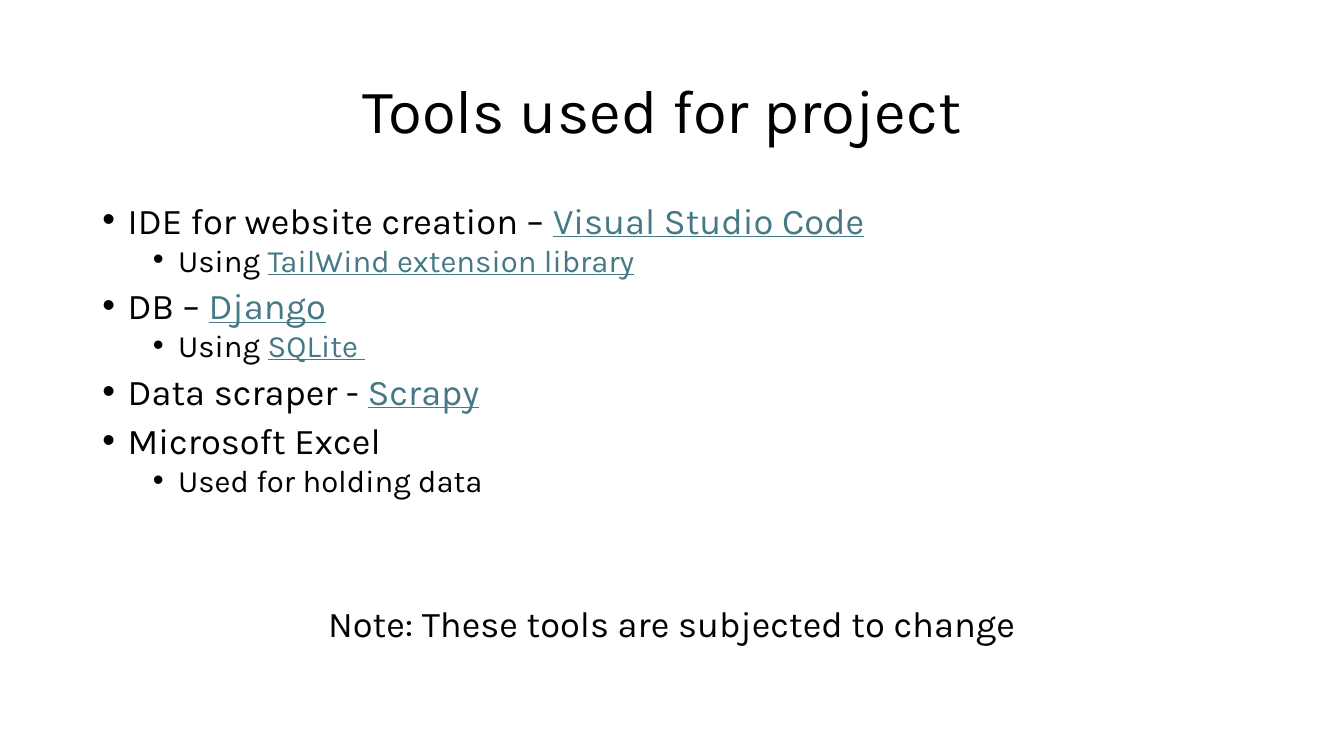
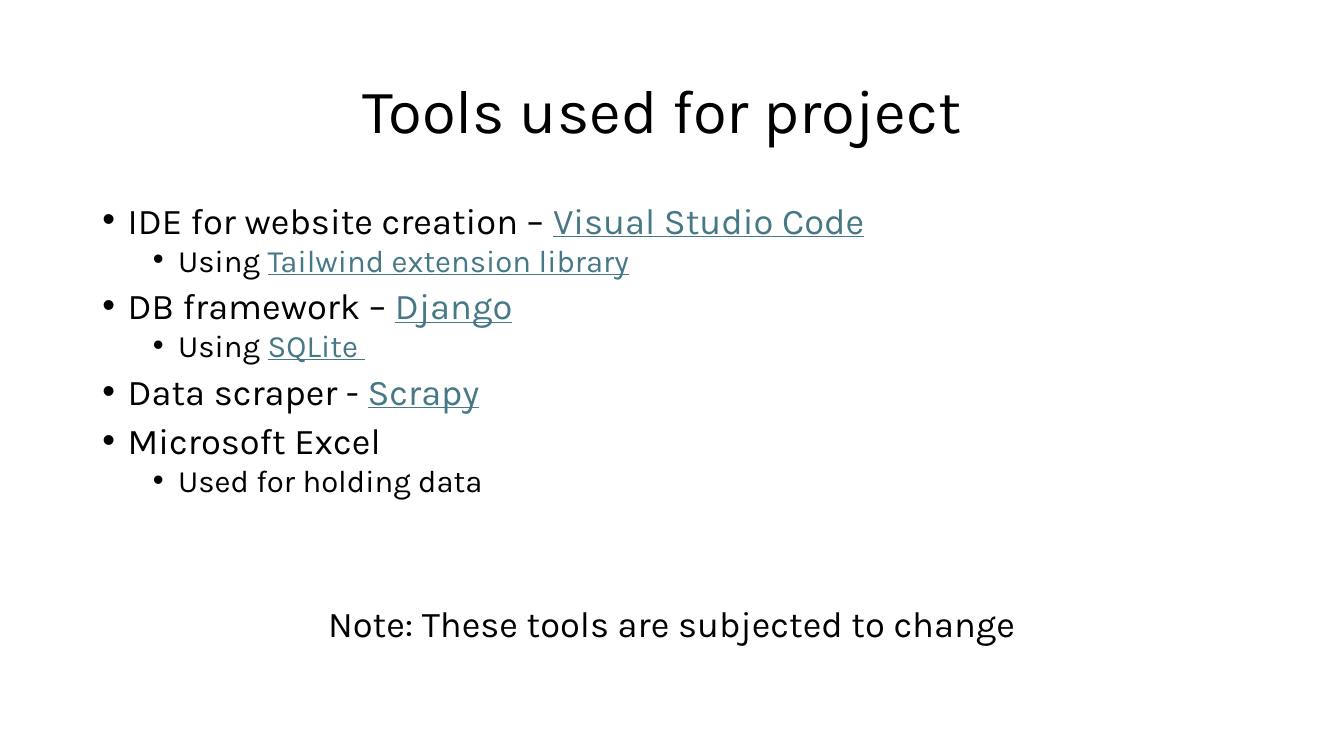
Before and after one commit to anthony2421/cisc4900-anthony2421-vc1a, a slide deck: slide 13 of Progress documentations/CISC 4900 - Diagram.pptx (slide 10 before the commit). Drawn at 1344x756 pixels with LibreOffice and Linux fonts; fonts in the diff are those of the drawing. Boxes give left, top, right and bottom in pixels: in the first picture for what was removed or moved away, otherwise in the second. Text is boxed around its words. In the diff, an @@ line names an element or a change of style, - is before the commit and + after.

```diff
--- a/Progress documentations/CISC 4900 - Diagram.pptx
+++ b/Progress documentations/CISC 4900 - Diagram.pptx
@@ text at <box>128,250,629,328</box>: text changed @@
-  • Using TailWind extension library
-• DB – Django
+  • Using Tailwind extension library
+• DB framework – Django
```
Also in this commit, not shown: 7 other slides changed, 15 slides added.
